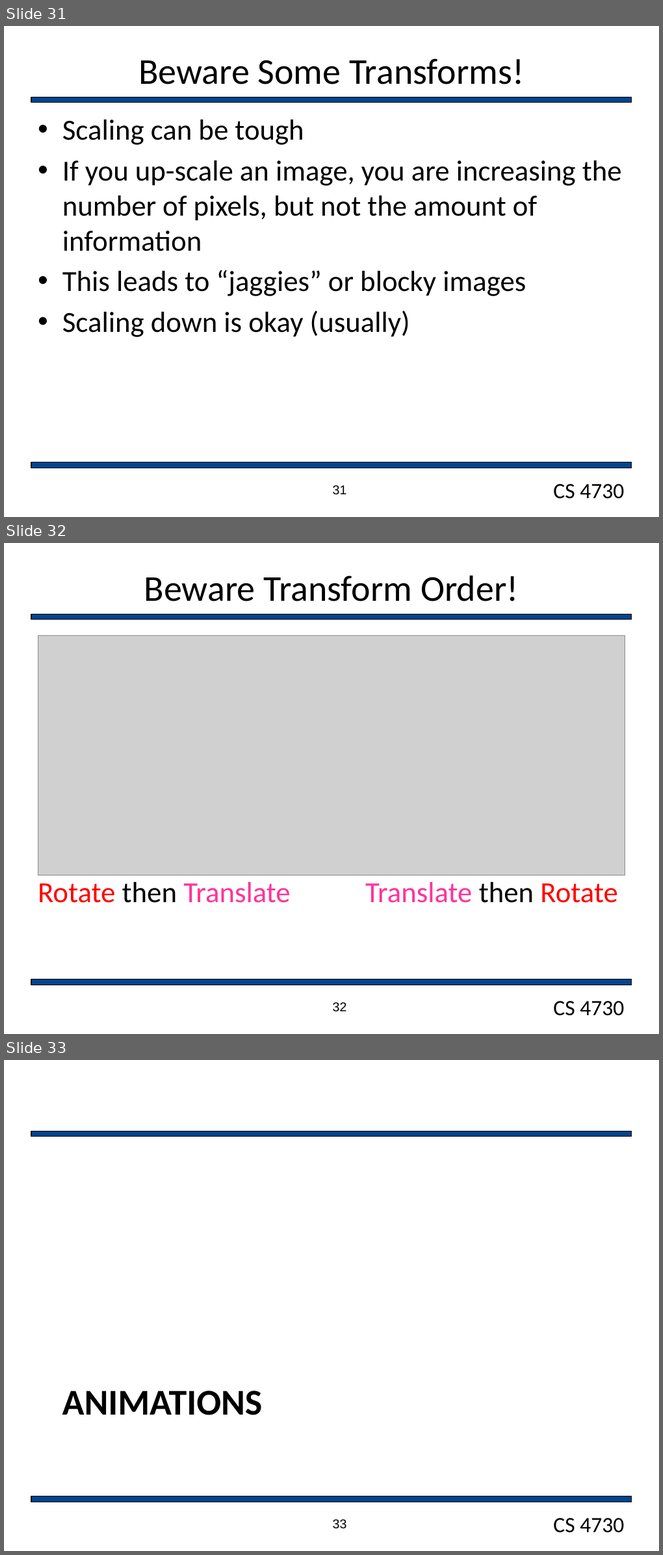
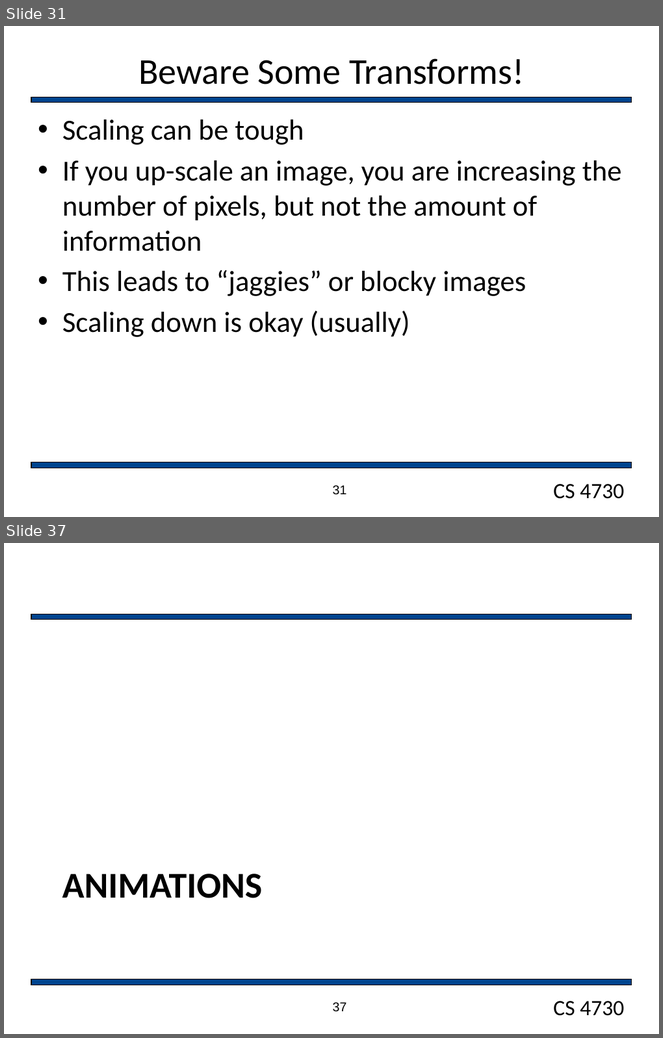
Before and after one commit to markfloryan/gamedesign, a slide deck: slides/Sprites.pptx. Shown one above the other, each under a label of ours: slides 31, 32 and 33 before the commit, slides 31 and 37 after it; the slides between them are not shown. The pictures are 663x1555 and 663x1038 pixels, drawn with LibreOffice and Linux fonts; fonts in the diff are those of the drawing; grey boxes stand for pictures; background and template pictures are left out. Boxes give left, top, right and bottom in pixels: in the first picture for what was removed or moved away, otherwise in the second. Text is boxed around its words. In the diff, an @@ line names an element or a change of style, - is before the commit and + after.

```diff
--- a/slides/Sprites.pptx
+++ b/slides/Sprites.pptx
@@ slide 32 removed at (x1=4, y1=543, x2=659, y2=1034), background #FFFFFF; not listed: 3 template elements that a slide beside it also shows @@
@@ title removed at (x1=144, y1=575, x2=519, y2=601) @@
-Beware Transform Order!
@@ picture removed at (x1=38, y1=636, x2=625, y2=876) @@
@@ text removed at (x1=38, y1=882, x2=618, y2=903) @@
-Rotate then Translate Translate then Rotate
@@ page number removed at (x1=333, y1=1003, x2=347, y2=1012) @@
-32
@@ what was slide 33 is now slide 37 @@
@@ page number at (x1=333, y1=1003, x2=347, y2=1012): text changed @@
-33
+37
```
Also in this commit, not shown: 1 slide changed, 5 slides added, 5 other files.
